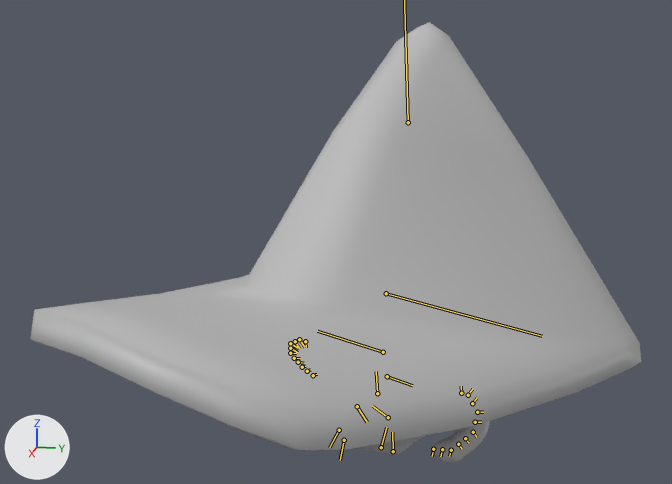
Before and after pictures for a commit that changed the FBX model Assets/Animation/Speat/anim/Speat_turn_left_90_anim_v01.fbx.
The view is the same before and after, from a 50 mm camera at (4.71, 0.74, 2.32) aimed at (0.27, -0.15, 1.21). Lighting does not change. The marker at lower left points along +X, +Y and +Z. Both versions are drawn at frame 26 of the action 'Take 001'; the numbers are the values there. The bones that bend it are drawn over the model as lines.

In view in the first picture: 'Speat_Clothes_Rigging_UV:Speat'.
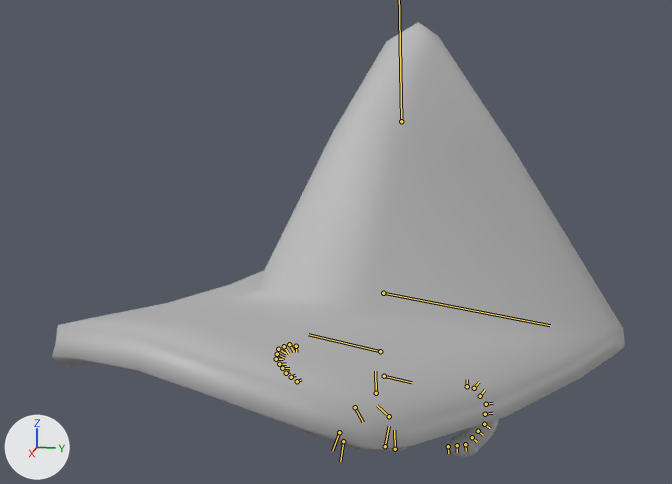
Pixel boxes [x1, y1, x2, y2] of what changed, in the pictures (672 x 484 px):
'Speat_Clothes_Rigging_UV:Speat', posed (6% narrower): before [30, 22, 641, 462]; after [52, 22, 625, 458]
bone 'Speat_Clothes_Rigging_UV:Root_jnt', root to tip: before (377, 393) to (376, 371); after (376, 393) to (375, 371)
bone 'Speat_Clothes_Rigging_UV:L_Arm3_jnt', root to tip: before (477, 412) to (483, 412); after (486, 404) to (493, 403)
bone 'Speat_Clothes_Rigging_UV:L_Arm5_jnt', root to tip: before (473, 432) to (476, 437); after (484, 424) to (490, 428)

The change, as a diff of the scene's bpy script:
```diff
--- a/Assets/Animation/Speat/anim/Speat_turn_left_90_anim_v01.fbx.py
+++ b/Assets/Animation/Speat/anim/Speat_turn_left_90_anim_v01.fbx.py
@@ bone_speat_clothes_rigging_uv_root_jnt @@
 bone_speat_clothes_rigging_uv_root_jnt = bpy.data.objects['Speat_Clothes_Rigging_UV:Speat_rig'].pose.bones['Speat_Clothes_Rigging_UV:Root_jnt']
-bone_speat_clothes_rigging_uv_root_jnt.location = (-5.2, 0.0, 3.2)
-bone_speat_clothes_rigging_uv_root_jnt.rotation_quaternion = (0.852, 0.051, 0.517, -0.056)  # degrees (4, 63, -5)
+bone_speat_clothes_rigging_uv_root_jnt.location = (-5.6, 0.0, 4.0)
+bone_speat_clothes_rigging_uv_root_jnt.rotation_quaternion = (0.81, 0.048, 0.582, -0.054)  # degrees (3, 71, -6)
@@ bone_speat_clothes_rigging_uv_l_arm3_jnt @@
 bone_speat_clothes_rigging_uv_l_arm3_jnt = bpy.data.objects['Speat_Clothes_Rigging_UV:Speat_rig'].pose.bones['Speat_Clothes_Rigging_UV:L_Arm3_jnt']  # child of 'Speat_Clothes_Rigging_UV:L_Arm2_jnt'
-bone_speat_clothes_rigging_uv_l_arm3_jnt.rotation_quaternion = (0.937, -0.036, -0.216, -0.27)  # degrees (3, -25, -33)
+bone_speat_clothes_rigging_uv_l_arm3_jnt.rotation_quaternion = (0.941, -0.033, -0.203, -0.269)  # degrees (3, -24, -32)
@@ bone_speat_clothes_rigging_uv_l_arm5_jnt @@
 bone_speat_clothes_rigging_uv_l_arm5_jnt = bpy.data.objects['Speat_Clothes_Rigging_UV:Speat_rig'].pose.bones['Speat_Clothes_Rigging_UV:L_Arm5_jnt']  # child of 'Speat_Clothes_Rigging_UV:L_Arm4_jnt'
-bone_speat_clothes_rigging_uv_l_arm5_jnt.rotation_quaternion = (0.937, -0.041, -0.215, -0.27)  # degrees (2, -25, -33)
+bone_speat_clothes_rigging_uv_l_arm5_jnt.rotation_quaternion = (0.941, -0.038, -0.202, -0.269)  # degrees (2, -24, -32)
```
